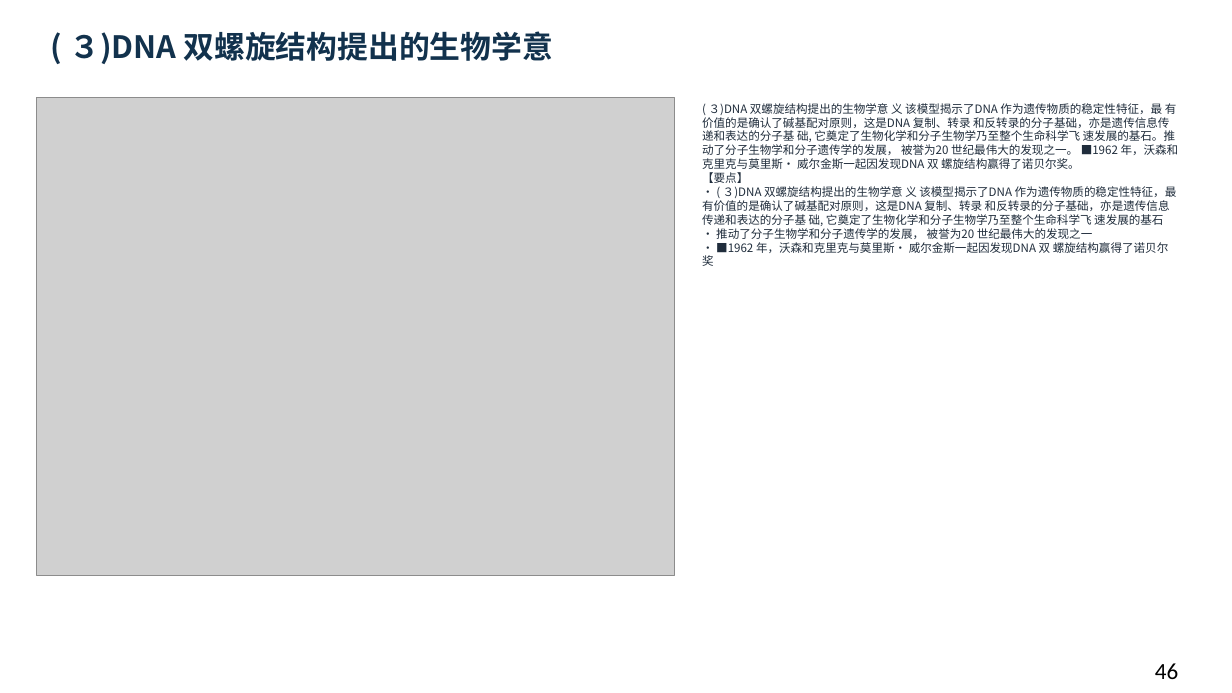
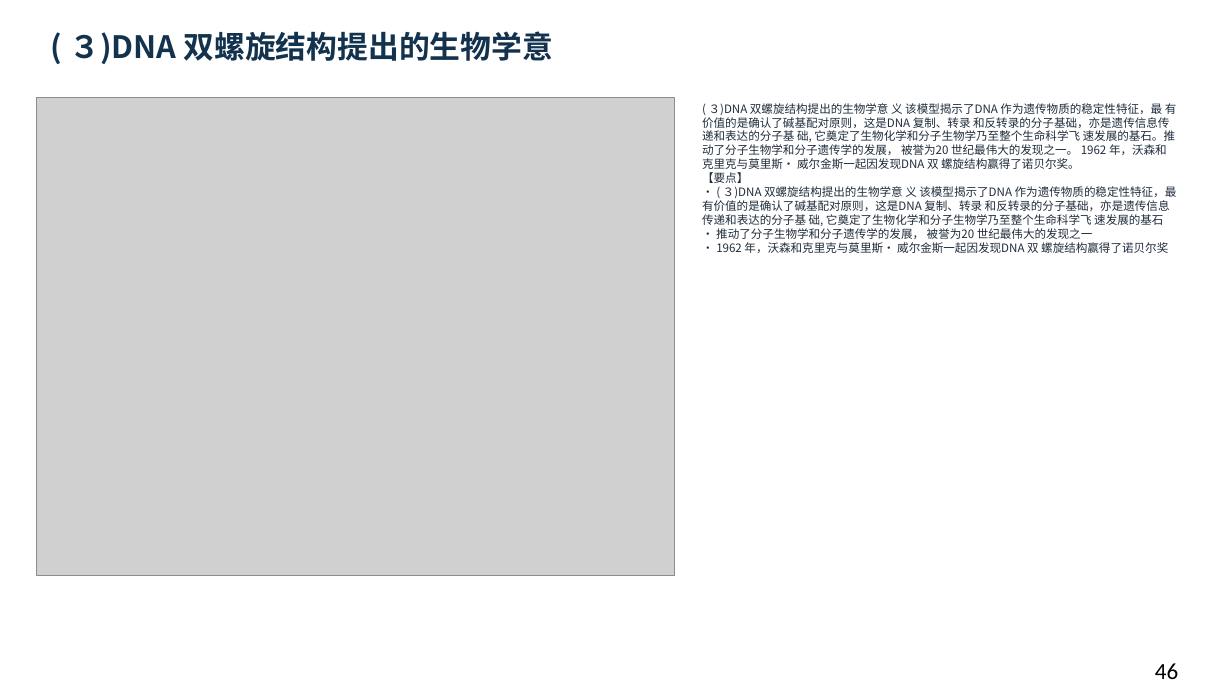
Before and after one commit to newkan-li/Biochemistry, a slide deck: slide 46 of downloads/bc11-ai-style.pptx. Drawn at 1232x693 pixels with LibreOffice and Linux fonts; fonts in the diff are those of the drawing; grey boxes stand for pictures. Boxes give left, top, right and bottom in pixels: in the first picture for what was removed or moved away, otherwise in the second. Text is boxed around its words. In the diff, an @@ line names an element or a change of style, - is before the commit and + after.

Commit message:
bc11真正清除PUA控制符(上版未写入数据),修正碱基结构特征页;版本20261112cdb

```diff
--- a/downloads/bc11-ai-style.pptx
+++ b/downloads/bc11-ai-style.pptx
@@ text at (702, 103, 1177, 253): text changed @@
-( ３)DNA 双螺旋结构提出的生物学意 义 该模型揭示了DNA 作为遗传物质的稳定性特征，最 有价值的是确认了碱基配对原则，这是DNA 复制、转录 和反转录的分子基础，亦是遗传信息传递和表达的分子基 础, 它奠定了生物化学和分子生物学乃至整个生命科学飞 速发展的基石。推动了分子生物学和分子遗传学的发展， 被誉为20 世纪最伟大的发现之一。 ■1962 年，沃森和克里克与莫里斯· 威尔金斯一起因发现DNA 双 螺旋结构赢得了诺贝尔奖。
-【要点】
-• ( ３)DNA 双螺旋结构提出的生物学意 义 该模型揭示了DNA 作为遗传物质的稳定性特征，最 有价值的是确认了碱基配对原则，这是DNA 复制、转录 和反转录的分子基础，亦是遗传信息传递和表达的分子基 础, 它奠定了生物化学和分子生物学乃至整个生命科学飞 速发展的基石
-• 推动了分子生物学和分子遗传学的发展， 被誉为20 世纪最伟大的发现之一
-• ■1962 年，沃森和克里克与莫里斯· 威尔金斯一起因发现DNA 双 螺旋结构赢得了诺贝尔奖
+( ３)DNA 双螺旋结构提出的生物学意 义 该模型揭示了DNA 作为遗传物质的稳定性特征，最 有价值的是确认了碱基配对原则，这是DNA 复制、转录 和反转录的分子基础，亦是遗传信息传递和表达的分子基 础, 它奠定了生物化学和分子生物学乃至整个生命科学飞 速发展的基石。推动了分子生物学和分子遗传学的发展， 被誉为20 世纪最伟大的发现之一。 1962 年，沃森和克里克与莫里斯· 威尔金斯一起因发现DNA 双 螺旋结构赢得了诺贝尔奖。
+【要点】
+• ( ３)DNA 双螺旋结构提出的生物学意 义 该模型揭示了DNA 作为遗传物质的稳定性特征，最 有价值的是确认了碱基配对原则，这是DNA 复制、转录 和反转录的分子基础，亦是遗传信息传递和表达的分子基 础, 它奠定了生物化学和分子生物学乃至整个生命科学飞 速发展的基石
+• 推动了分子生物学和分子遗传学的发展， 被誉为20 世纪最伟大的发现之一
+• 1962 年，沃森和克里克与莫里斯· 威尔金斯一起因发现DNA 双 螺旋结构赢得了诺贝尔奖
```
Also in this commit, not shown: 49 other slides changed, 6 other files.
